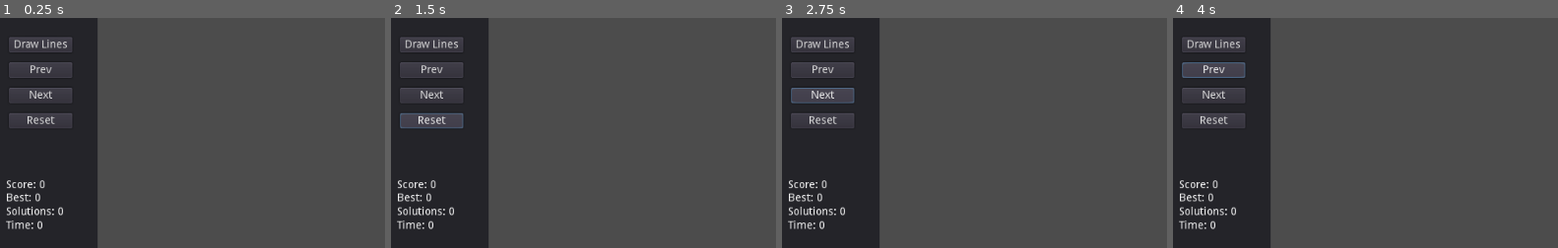
Above: before the commit, frames 1-4 (left to right).
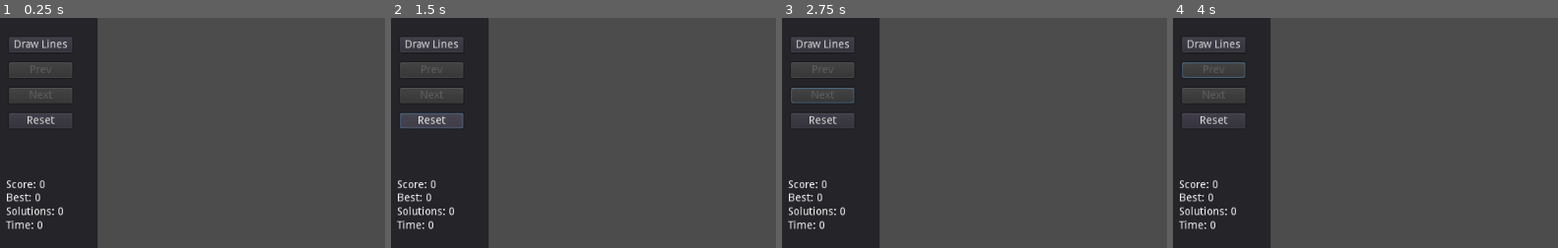
Above: after the commit, the same moments.

Repository: majormunky/TravellingSalesman
Game: Godot game, scene res://World.tscn
Two runs of this game, one before a commit and one after it. Both use one fixed random seed, a clock stepped at 60 frames per second and the inputs below.
Inputs (mouse positions are % of the whole screen's width and height, from its top left):
- Up to frame 1 (0.25 s): no input
- Up to frame 2 (1.5 s): click "Draw Lines" at 0.5 s; click "Reset" at 1.25 s
- Up to frame 3 (2.75 s): click (5, 17) at 2 s, where only the run before the commit has a clickable "Next"
- Up to frame 4 (4 s): click (5, 17) at 2.75 s, where only the run before the commit has a clickable "Next"; click (5, 11) at 3.5 s, where only the run before the commit has a clickable "Prev"
The pictures show only the part of the screen within x 0-50%, y 0-50%; the shares and areas given below are measured in that part.

The runs differ from the first frame. In frame 1, 0.2% of the frame differs, in the area x 7-14%, y 20-36%; in frame 2, 0.2%; in frame 3, 0.2%; in frame 4, 0.2%.
Error before the commit: Invalid get index '0' (on base: 'Array'). (res://World.gd:140)

Commit message:
Buttons that shouldn't be used during certain states are now disabled, and will be set to enabled when needed

Diff:
--- a/World.gd
+++ b/World.gd
@@ -105,6 +105,10 @@
 	update_score_label(best_score)
 	solutions_label.text = "Solutions: " + str(len(debug_solutions))
 
+	$Panel/ButtonContainer/VBoxContainer/NextButton.disabled = false
+	$Panel/ButtonContainer/VBoxContainer/PrevButton.disabled = false
+	$Panel/ButtonContainer/VBoxContainer/RunButton.disabled = true
+
 	var end = OS.get_system_time_msecs()
 	var diff = end - start
 	time_label.text = "Time: " + str(diff / 1000.0)
@@ -161,3 +165,7 @@
 	solutions_label.text = "Solutions: 0"
 	time_label.text = "Time: 0"
 	state = "started"
+
+	$Panel/ButtonContainer/VBoxContainer/NextButton.disabled = true
+	$Panel/ButtonContainer/VBoxContainer/PrevButton.disabled = true
+	$Panel/ButtonContainer/VBoxContainer/RunButton.disabled = false
--- a/World.tscn
+++ b/World.tscn
@@ -41,12 +41,14 @@
 margin_top = 33.0
 margin_right = 82.0
 margin_bottom = 53.0
+disabled = true
 text = "Prev"
 
 [node name="NextButton" type="Button" parent="Panel/ButtonContainer/VBoxContainer"]
 margin_top = 66.0
 margin_right = 82.0
 margin_bottom = 86.0
+disabled = true
 text = "Next"
 
 [node name="ResetButton" type="Button" parent="Panel/ButtonContainer/VBoxContainer"]
